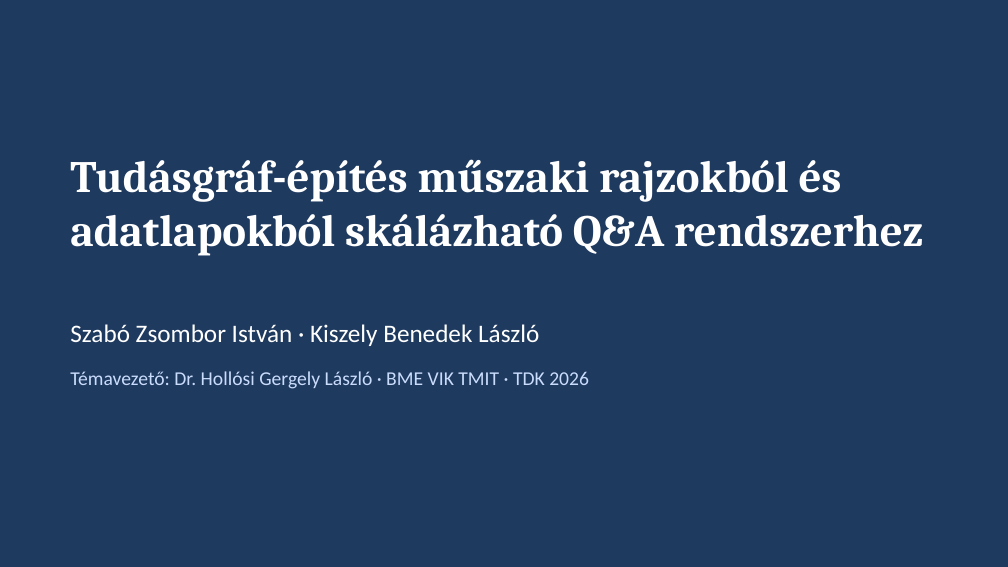
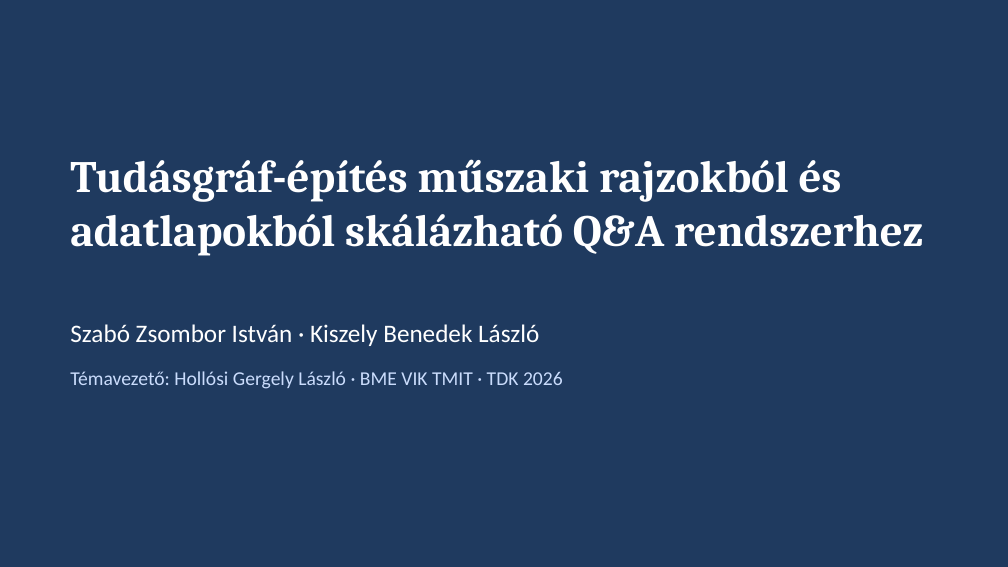
Before and after one commit to Pifu69/plantqa, a slide deck: slide 1 of eloadas/eloadas.pptx. Drawn at 1008x567 pixels with LibreOffice and Linux fonts; fonts in the diff are those of the drawing. Boxes give left, top, right and bottom in pixels: in the first picture for what was removed or moved away, otherwise in the second. Text is boxed around its words. In the diff, an @@ line names an element or a change of style, - is before the commit and + after.

```diff
--- a/eloadas/eloadas.pptx
+++ b/eloadas/eloadas.pptx
@@ text at [70,371,563,389]: text changed @@
-Témavezető: Dr. Hollósi Gergely László · BME VIK TMIT · TDK 2026
+Témavezető: Hollósi Gergely László · BME VIK TMIT · TDK 2026
```
Also in this commit, not shown: 4 other slides changed, 48 other files.
